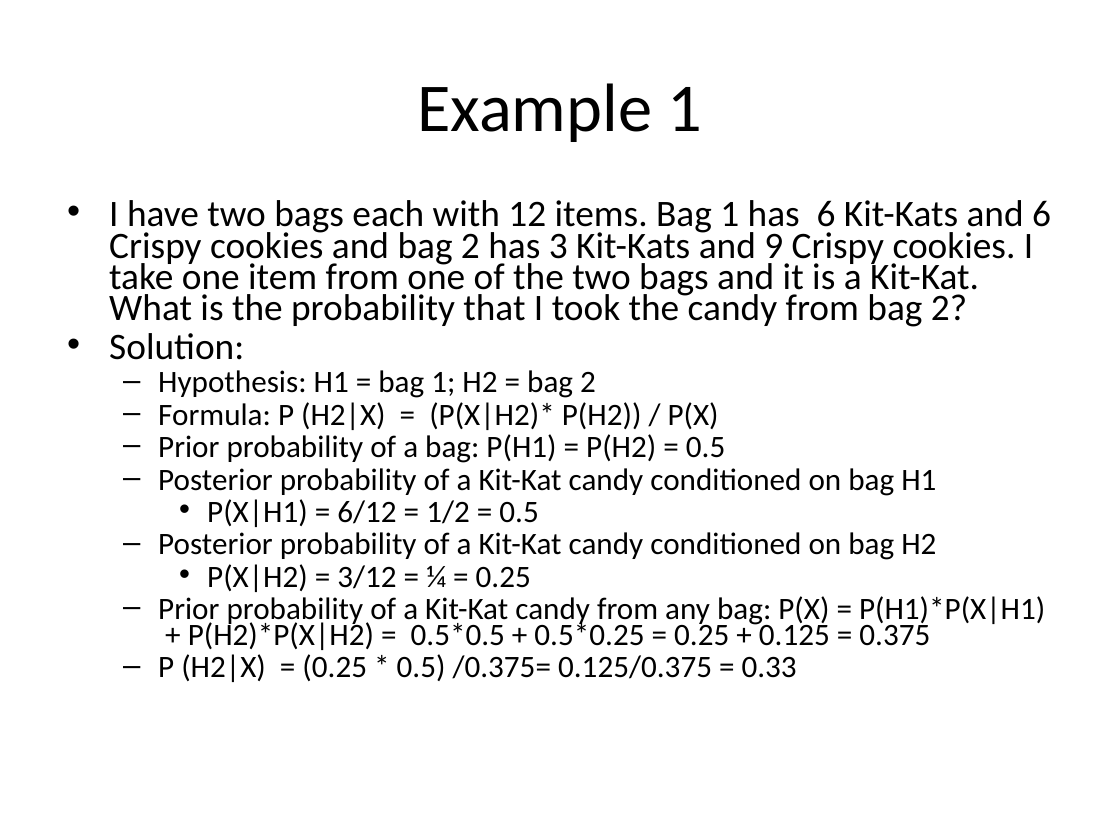
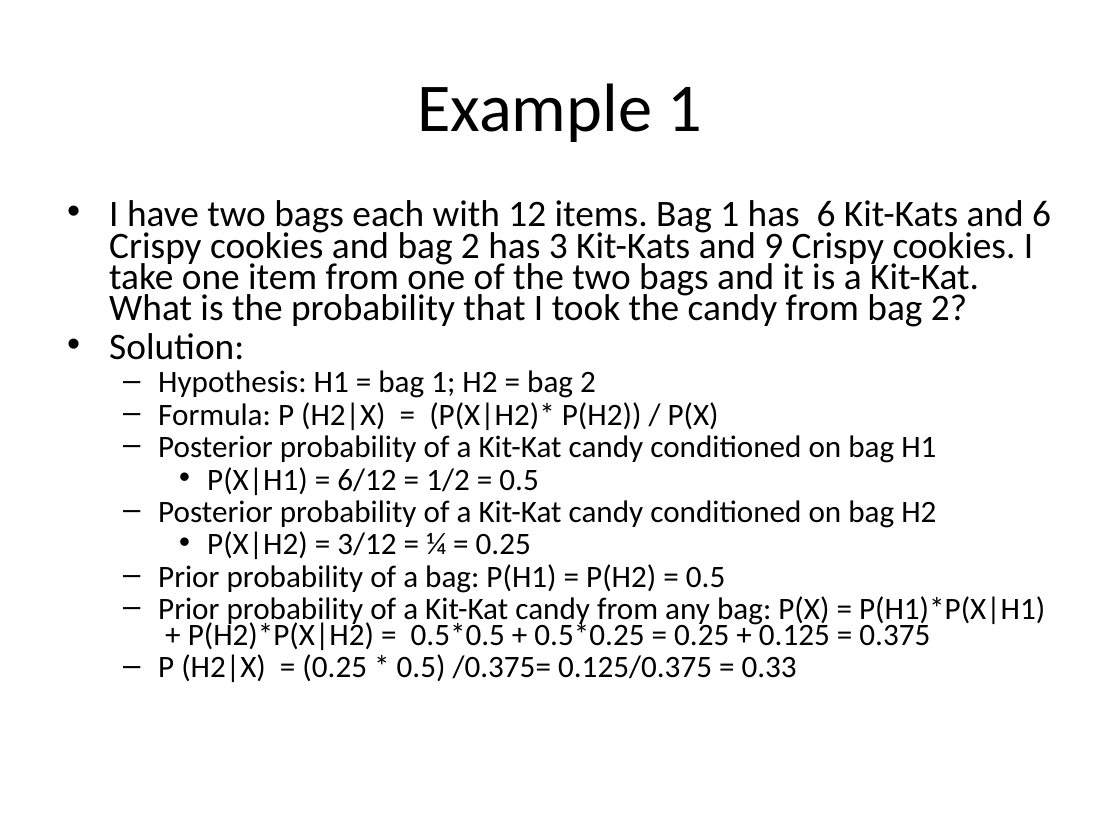
Before and after one commit to JensErikChristiansen/comp4952, a slide deck: slide 10 of Introduction to Human Computer Interaction 2015 Part 2.pptx. Drawn at 1120x840 pixels with LibreOffice and Linux fonts; fonts in the diff are those of the drawing. Boxes give left, top, right and bottom in pixels: in the first picture for what was removed or moved away, otherwise in the second. Text is boxed around its words. In the diff, an @@ line names an element or a change of style, - is before the commit and + after.

```diff
--- a/Introduction to Human Computer Interaction 2015 Part 2.pptx
+++ b/Introduction to Human Computer Interaction 2015 Part 2.pptx
@@ text at [158,434,725,463]: paragraph removed @@
-  – Prior probability of a bag: P(H1) = P(H2) = 0.5
@@ text at [158,564,725,593]: paragraph added @@
+  – Prior probability of a bag: P(H1) = P(H2) = 0.5
```
Also in this commit, not shown: 2 other files.
